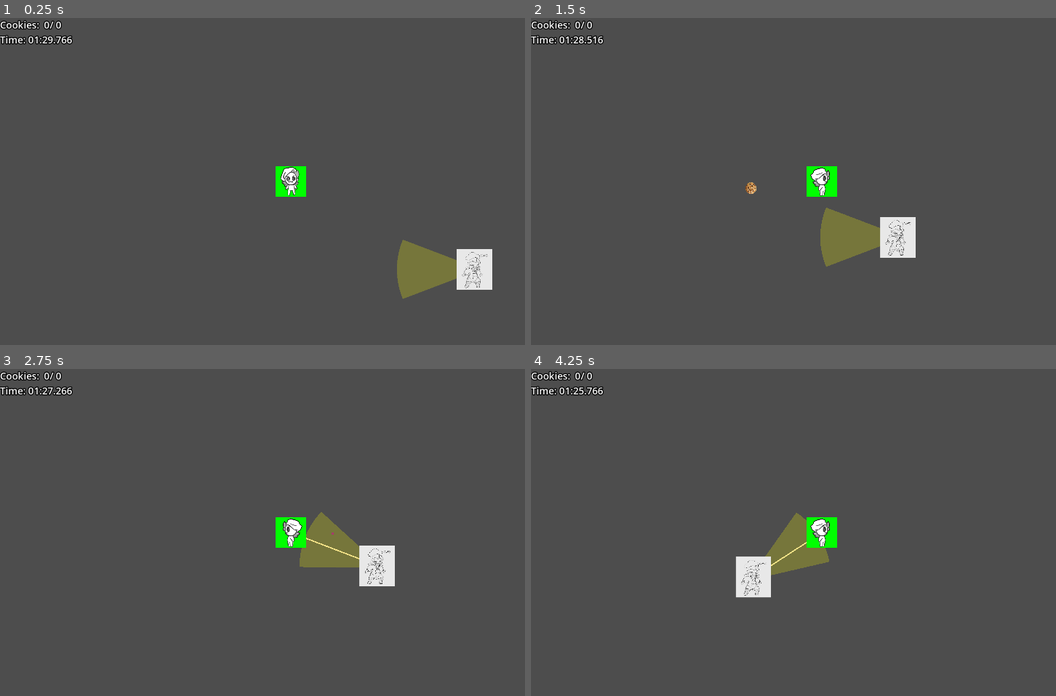
Above: before the commit, frames 1-4 (two rows, left to right).
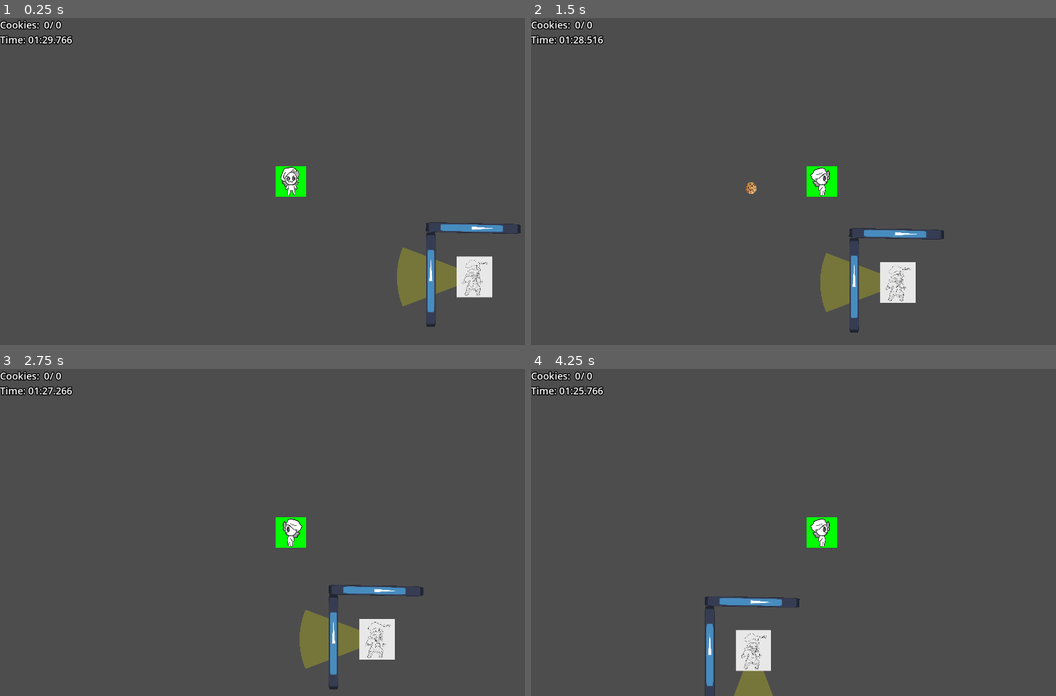
Above: after the commit, the same moments.

Repository: Fan-Dev1/BrackeysGameJam
Game: Godot game, scene res://levels/guard_movement_test_level.tscn
The game is run twice, just before and just after one commit, with the same random seed, the same clock (stepped at 60 frames per second) and the same inputs. This scene is started directly instead of the project's main scene. The engine's default icon, where the game draws it, is replaced by a stand-in: a white triangle on a blue panel in a dark square.
Inputs (mouse positions are in pixels of both pictures, inside the frame that each line leads up to):
- Up to frame 1 (0.25 s): no input
- Up to frame 2 (1.5 s): move the mouse to (951, 165) at 0.52 s; press the mouse at (951, 165) at 0.53 s; hold D (move_right) from 0.53 s (still down); tap W (move_up) at 0.77 s; move the mouse to (704, 197) at 1.27 s; release the mouse at (704, 197) at 1.28 s; tap Space (interact) at 1.35 s
- Up to frame 3 (2.75 s): tap W (move_up) at 1.52 s; move the mouse to (346, 460) at 2.02 s; release D (move_right) at 2.03 s; press the mouse at (346, 460) at 2.03 s; hold A (move_left) from 2.03 s (still down)
- Up to frame 4 (4.25 s): move the mouse to (793, 597) at 2.77 s; release A (move_left) at 2.78 s; release the mouse at (793, 597) at 2.78 s; hold D (move_right) from 2.78 s (still down); tap Space (interact) at 2.85 s; tap W (move_up) at 3.02, 3.77 s; move the mouse to (998, 581) at 3.52 s; press the mouse at (998, 581) at 3.53 s

The runs differ from the first frame. In frame 1, 1.6% of the frame differs, in the area x 75-100%, y 62-95%; in frame 2, 4.3%; in frame 3, 4.8%, in the area x 57-81%, y 43-98%; in frame 4, 3.9%.

Commit message:
Added pathtracking to guard

Diff:
--- a/core/security_guard/SecurityGuard.tscn
+++ b/core/security_guard/SecurityGuard.tscn
@@ -20,9 +20,15 @@
 target_marker = Vector2(0, 0)
 metadata/_custom_type_script = "uid://tdiec21ofqup"
 
-[node name="SecurityGuard" type="Node2D"]
+[sub_resource type="CircleShape2D" id="CircleShape2D_p37y6"]
+radius = 25.02
+
+[node name="SecurityGuard" type="CharacterBody2D"]
+floor_stop_on_slope = false
+floor_max_angle = 3.14159
 script = ExtResource("1_p6iyn")
 rotaton_speed = 1.0
+move_speed = 300.0
 guard_position_index = 1
 guard_positions = Array[ExtResource("2_ptygn")]([SubResource("Resource_ptygn"), SubResource("Resource_p37y6")])
 
@@ -31,6 +37,7 @@
 one_shot = true
 
 [node name="trackingTimer" type="Timer" parent="."]
+wait_time = 5.0
 one_shot = true
 
 [node name="GuardArea2D" type="Area2D" parent="."]
@@ -52,6 +59,16 @@
 scale = Vector2(0.15, 0.15)
 texture = ExtResource("3_p37y6")
 
+[node name="CollisionShape2D" type="CollisionShape2D" parent="."]
+shape = SubResource("CircleShape2D_p37y6")
+
+[node name="NavigationAgent2D" type="NavigationAgent2D" parent="."]
+debug_enabled = true
+
+[node name="updateNav" type="Timer" parent="."]
+wait_time = 0.25
+autostart = true
+
 [connection signal="timeout" from="positionTimer" to="." method="_on_position_timer_timeout"]
 [connection signal="timeout" from="trackingTimer" to="." method="_on_tracking_timer_timeout"]
-[connection signal="body_entered" from="GuardArea2D" to="." method="_on_camera_area_2d_body_entered"]
+[connection signal="timeout" from="updateNav" to="." method="_on_update_nav_timeout"]
--- a/core/security_guard/security_guard.gd
+++ b/core/security_guard/security_guard.gd
@@ -1,8 +1,8 @@
 @tool
 class_name SecurityGuard
-extends Node2D
-
-enum GuardState { NORMAL, TRACKING, MOVING, OFF }
+extends CharacterBody2D
+
+enum GuardState { NORMAL, TRACKING, DISTRACTED ,RETURN, OFF }
 
 @export var radius := 256.0
 
@@ -17,6 +17,7 @@
 @export var move_speed: float = 1.0
 @export var guard_position_index := 0
 @export var guard_positions: Array[GuardPosition]
+@onready var update_nav: Timer = $updateNav
 
 @onready var position_timer: Timer = $positionTimer
 @onready var tracking_timer: Timer = $trackingTimer
@@ -24,13 +25,15 @@
 @onready var guard_fov: Polygon2D = %GuardFov
 @onready var guard_collision: CollisionPolygon2D = %GuardCollision
 
-
-
+@onready var navigation_agent_2d: NavigationAgent2D = $NavigationAgent2D
+var next_path_pos : Vector2 = Vector2.ZERO
+var original_position : Vector2 = Vector2.ZERO
 var state := GuardState.NORMAL : set = set_state
 var detected := "Player"
-
+@onready var target : CharacterBody2D= get_tree().get_first_node_in_group("player")
 # Called when the node enters the scene tree for the first time.
 func _ready() -> void:
+	original_position = self.global_position
 	_update_fov_polygon()
 	var guard_pos: GuardPosition = guard_positions.get(guard_position_index)
 	rotate_camera_toward(guard_pos.rotation)
@@ -39,6 +42,7 @@
 
 
 func _physics_process(delta: float) -> void:
+
 	if Engine.is_editor_hint():
 		_update_fov_polygon()
 		#_clamp_camera_rotations()
@@ -49,8 +53,11 @@
 		match state:
 			GuardState.NORMAL: _normal_process(delta)
 			GuardState.TRACKING: _tracking_process(delta)
+			GuardState.RETURN: _return_process(delta)
+			GuardState.DISTRACTED : _distracted_process(delta)
 			#GuardState.MOVING: _moving_process(delta)
 			GuardState.OFF: pass
+	print(position)
 
 
 func _normal_process(delta: float) -> void:
@@ -72,9 +79,7 @@
 
 
 func _tracking_process(delta: float) -> void:
-	if detected == "player" or detected == "cookie_projectile":
-
-		var target := get_tree().get_first_node_in_group(detected)
+	if detected == "player":
 
 		if is_instance_valid(target):
 
@@ -88,12 +93,49 @@
 
 		elif tracking_timer.is_stopped():
 			tracking_timer.start()
+
+		if detected == "player":
+
+			if navigation_agent_2d.is_navigation_finished():
+				state = GuardState.RETURN
+			next_path_pos = navigation_agent_2d.get_next_path_position()
+			var direction = (next_path_pos - self.global_position).normalized()
+			velocity = direction * move_speed
+			move_and_slide()
+
 		queue_redraw()
 
+func _distracted_process(delta):
+	var cookie = get_tree().get_first_node_in_group("cookie_projectile")
+
+	if is_instance_valid(cookie):
+		var angle_to_target := self.global_position.angle_to_point(cookie.global_position)
+		rotate_camera_toward(angle_to_target, delta)
+
+		if guard_area_2d.overlaps_body(target) and target:
+			tracking_timer.stop()
+		elif tracking_timer.is_stopped():
+			tracking_timer.start()
+
+		elif tracking_timer.is_stopped():
+			tracking_timer.start()
 
 func _on_tracking_timer_timeout() -> void:
 	#switch back to normal operation
-	state = GuardState.NORMAL
+	state = GuardState.RETURN
+	velocity = Vector2.ZERO
+func _return_process(delta) -> void:
+	_scan_for_player()
+
+	navigation_agent_2d.target_position = original_position
+	var next_path_pos = navigation_agent_2d.get_next_path_position()
+	var direction = (next_path_pos - self.global_position).normalized()
+	velocity = direction * move_speed
+	move_and_slide()
+	if navigation_agent_2d.is_navigation_finished():
+		velocity = Vector2.ZERO
+		position = original_position
+		state = GuardState.NORMAL
 
 
 func _scan_for_player() -> void:
@@ -104,8 +146,7 @@
 			Global.player_spotted.emit(body.global_position)
 			state = GuardState.TRACKING
 		elif body is CookieProjectile: #elif so if both cookie and player, follow player
-			detected = "cookie_projectile"
-			state = GuardState.TRACKING
+			state = GuardState.DISTRACTED
 
 func set_state(new_state: GuardState) -> void:
 	if state == new_state:
@@ -141,7 +182,7 @@
 
 func move_guard_toward(to: Vector2, delta : float):
 
-	position = position.move_toward(position + to, move_speed * delta)
+	velocity = velocity.move_toward(to, move_speed * delta)
 
 
 
@@ -159,3 +200,7 @@
 		var player: Player = get_tree().get_first_node_in_group("player")
 		var player_position := to_local(player.global_position)
 		draw_line(Vector2.ZERO, player_position, Color.WHEAT, 4.0)
+
+
+func _on_update_nav_timeout() -> void:
+	navigation_agent_2d.target_position = target.global_position
--- a/levels/guard_movement_test_level.tscn
+++ b/levels/guard_movement_test_level.tscn
@@ -6,6 +6,7 @@
 [ext_resource type="PackedScene" uid="uid://dhd35o5m5lhrq" path="res://player/player.tscn" id="4_5umpd"]
 [ext_resource type="PackedScene" uid="uid://b50ql2p2uq8a4" path="res://ui/cookie_loot_panel.tscn" id="4_hs50d"]
 [ext_resource type="PackedScene" uid="uid://crpqeph3siqhn" path="res://ui/inventory_panel.tscn" id="5_opkbm"]
+[ext_resource type="Texture2D" uid="uid://dlniah4q152qk" path="res://icon.svg" id="7_opkbm"]
 
 [sub_resource type="Resource" id="Resource_5umpd"]
 script = ExtResource("3_myjux")
@@ -38,13 +39,21 @@
 outline_size = 8
 outline_color = Color(0, 0, 0, 1)
 
+[sub_resource type="RectangleShape2D" id="RectangleShape2D_hs50d"]
+size = Vector2(32, 310)
+
+[sub_resource type="NavigationPolygon" id="NavigationPolygon_e5vn1"]
+vertices = PackedVector2Array(193.422, 1.07031, 202.57, 536, 49.7578, 173.563, 47.2891, 89.5391, -708.172, 3.92188, -316.148, 81.4297, -711.828, 536, -313.859, 479, -230.922, 479, -231.906, 167.531)
+polygons = Array[PackedInt32Array]([PackedInt32Array(0, 1, 2, 3), PackedInt32Array(4, 0, 3, 5), PackedInt32Array(6, 4, 5, 7), PackedInt32Array(1, 6, 7, 8), PackedInt32Array(2, 1, 8, 9)])
+outlines = Array[PackedVector2Array]([PackedVector2Array(-733, -21, 218, -24, 228, 561, -737, 561), PackedVector2Array(-256, 454, -257, 142, 24, 148, 23, 114, -291, 107, -289, 454)])
+agent_radius = 25.0
+
 [node name="GuardMovementTestLevel" type="Node2D"]
 script = ExtResource("1_6f7pe")
 
 [node name="SecurityGuard" parent="." instance=ExtResource("2_0se1k")]
 position = Vector2(606, 315)
 rotaton_speed = 3.0
-move_speed = 100.0
 guard_positions = Array[ExtResource("3_myjux")]([SubResource("Resource_5umpd"), SubResource("Resource_1jpcd")])
 
 [node name="LevelTimer" type="Timer" parent="."]
@@ -156,11 +165,38 @@
 
 [node name="CookieLootPanel" parent="UiCanvasLayer" instance=ExtResource("4_hs50d")]
 unique_name_in_owner = true
-offset_left = -532.0
-offset_right = 286.0
+offset_left = -98.0
+offset_top = 458.0
+offset_right = 720.0
+offset_bottom = 1046.0
 
 [node name="InventoryPanel" parent="UiCanvasLayer" instance=ExtResource("5_opkbm")]
 unique_name_in_owner = true
 offset_left = -588.0
 
 [node name="Player" parent="." instance=ExtResource("4_5umpd")]
+
+[node name="StaticBody2D2" type="StaticBody2D" parent="."]
+position = Vector2(602, 154)
+rotation = 1.59096
+
+[node name="CollisionShape2D" type="CollisionShape2D" parent="StaticBody2D2"]
+shape = SubResource("RectangleShape2D_hs50d")
+
+[node name="Sprite2D" type="Sprite2D" parent="StaticBody2D2"]
+scale = Vector2(0.257813, 2.44531)
+texture = ExtResource("7_opkbm")
+
+[node name="StaticBody2D" type="StaticBody2D" parent="."]
+position = Vector2(462, 324)
+
+[node name="CollisionShape2D" type="CollisionShape2D" parent="StaticBody2D"]
+shape = SubResource("RectangleShape2D_hs50d")
+
+[node name="Sprite2D" type="Sprite2D" parent="StaticBody2D"]
+scale = Vector2(0.257813, 2.44531)
+texture = ExtResource("7_opkbm")
+
+[node name="NavigationRegion2D" type="NavigationRegion2D" parent="."]
+position = Vector2(735, 26)
+navigation_polygon = SubResource("NavigationPolygon_e5vn1")
Not shown: 1 places in core/security_guard/SecurityGuard.tscn that only renumber resources
Not shown: 1 places in levels/guard_movement_test_level.tscn that only renumber resources
